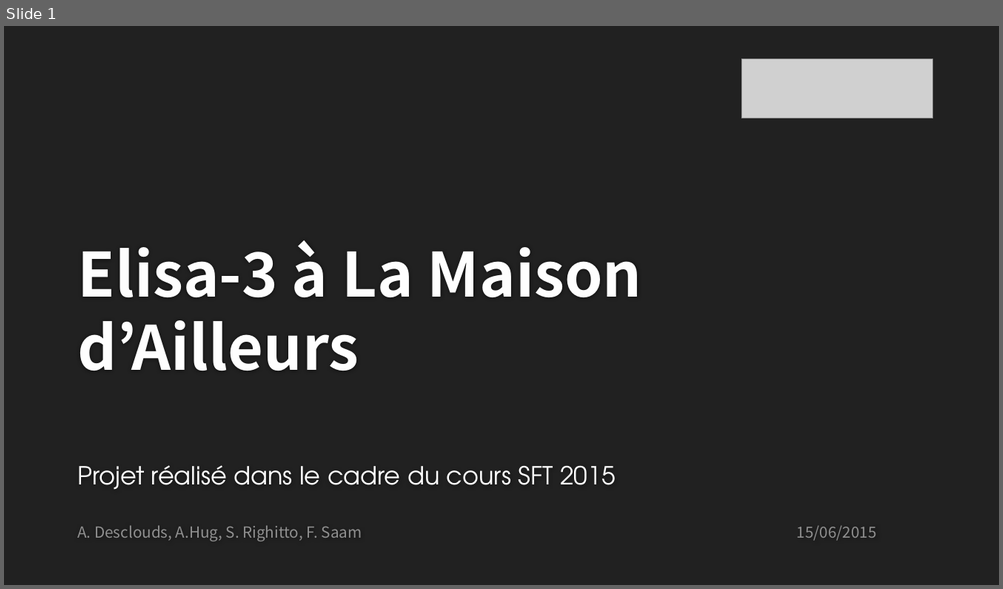
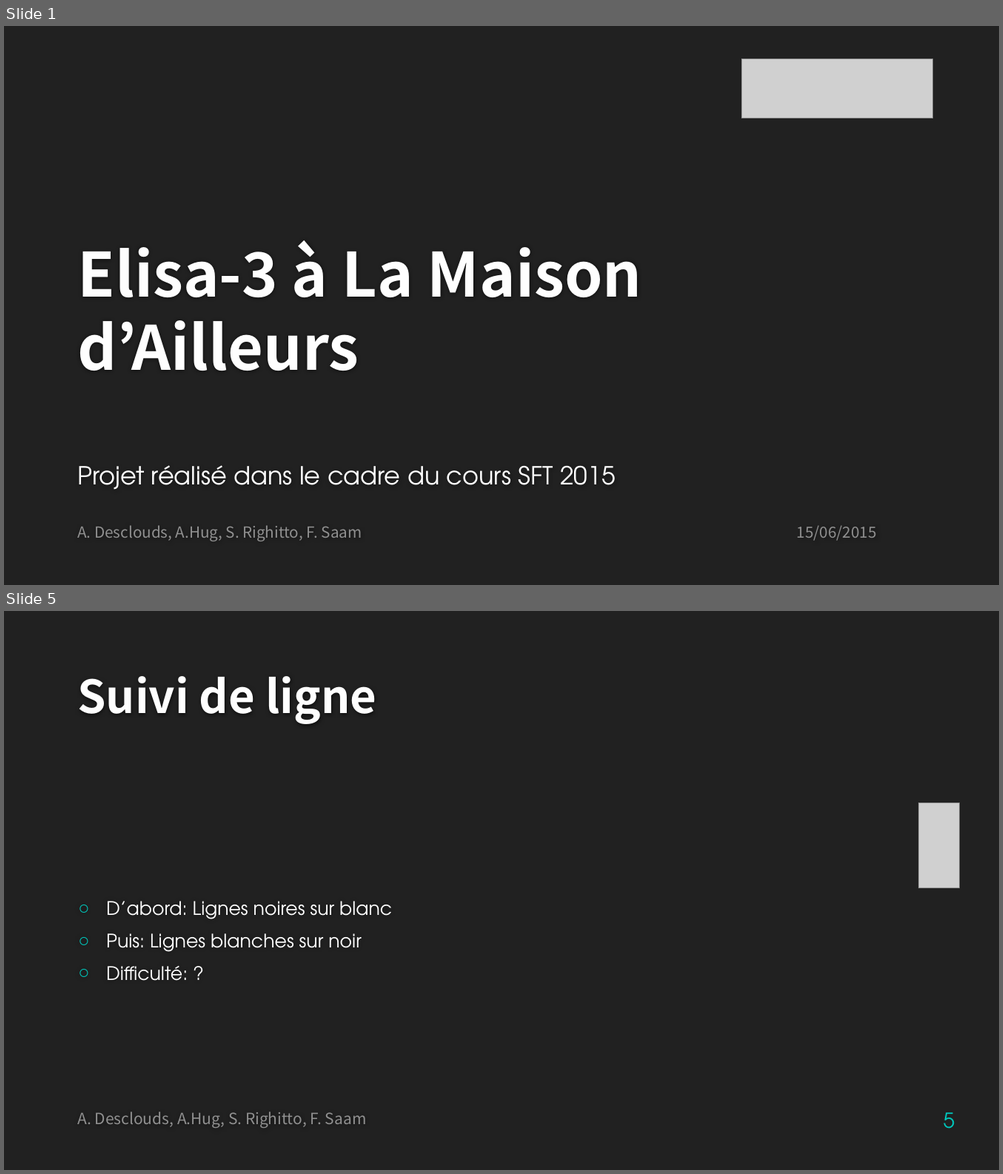
Before and after one commit to SimoneRighitto/SFT15_Elisa, a slide deck: Elisa-3_presentation.pptx. Shown one above the other, each under a label of ours: slide 1 before the commit, slides 1 and 5 after it; the slides between them are not shown. The pictures are 1003x589 and 1003x1174 pixels, drawn with LibreOffice and Linux fonts; fonts in the diff are those of the drawing; grey boxes stand for pictures; background and template pictures are left out. Boxes give left, top, right and bottom in pixels: in the first picture for what was removed or moved away, otherwise in the second. Text is boxed around its words. In the diff, an @@ line names an element or a change of style, - is before the commit and + after.

```diff
--- a/Elisa-3_presentation.pptx
+++ b/Elisa-3_presentation.pptx
@@ slide 5 added at (4,611,999,1170), background #212121 @@
@@ title added at (77,676,376,724), 44 pt, text #FEFEFE, bold @@
+Suivi de ligne
@@ picture added at (919,803,960,888) @@
@@ text added at (106,901,392,981), 18 pt, text #FFFFFF @@
+○ D’abord: Lignes noires sur blanc
+○ Puis: Lignes blanches sur noir
+○ Difficulté: ?
@@ text added at (77,1112,367,1128), 15 pt, text #909090 @@
+A. Desclouds, A.Hug, S. Righitto, F. Saam
@@ page number added at (943,1113,955,1129), 20 pt, text #00C6BB @@
+5
```
Also in this commit, not shown: 1 slide changed, 12 other slides added.
